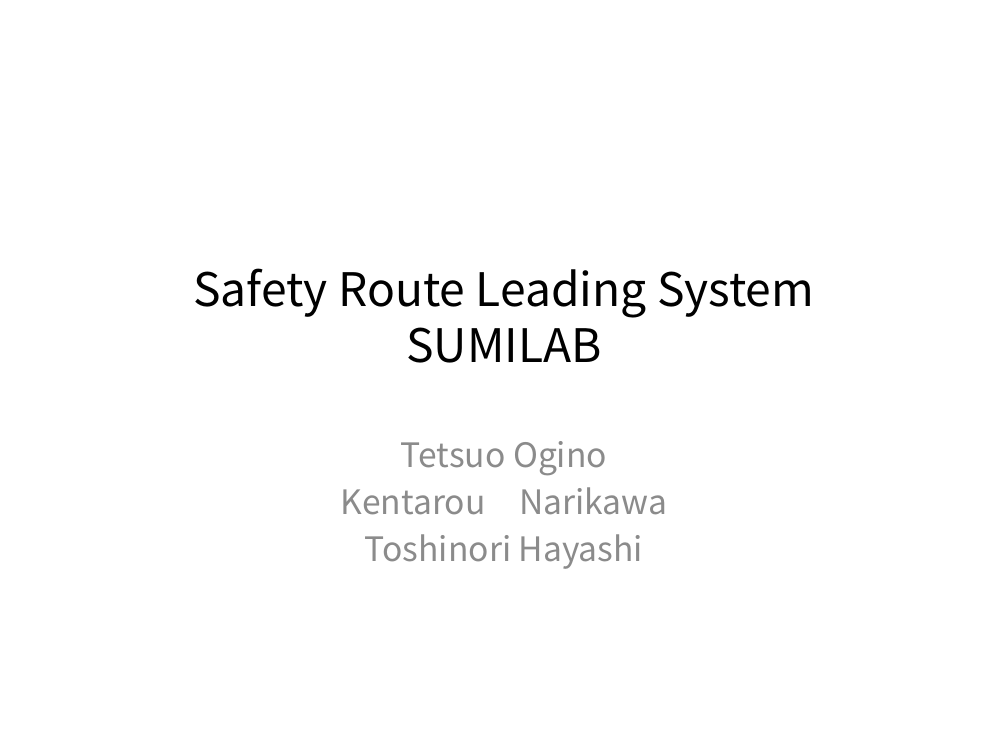
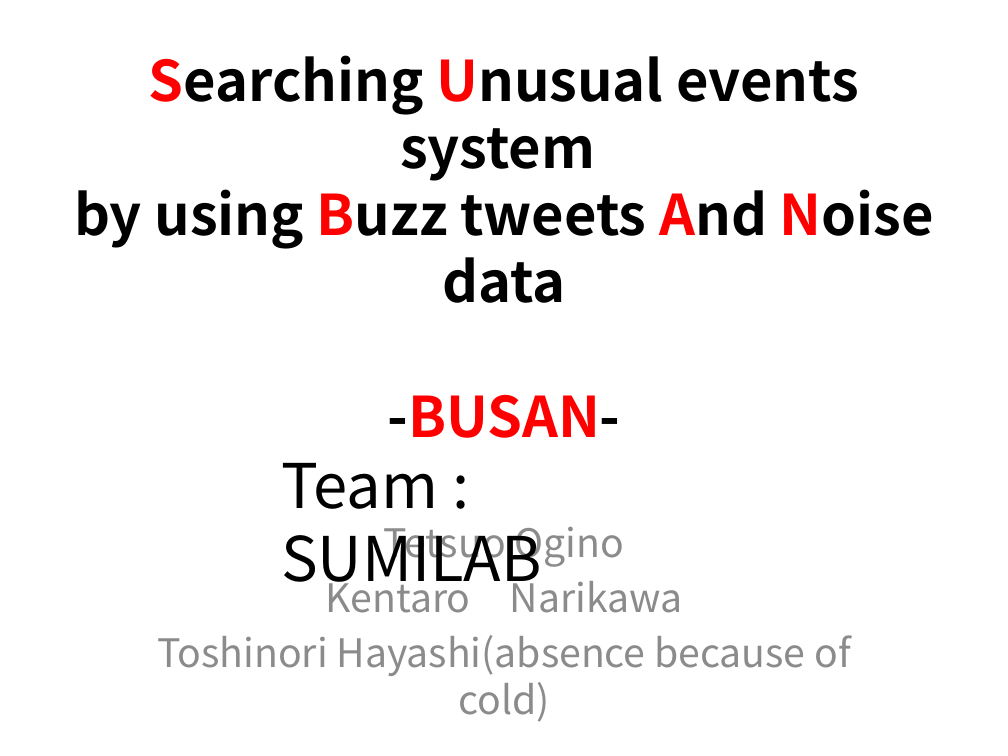
Before and after one commit to KISTI-hackathon-2017/SUMILAB-JAPAN, a slide deck: slide 1 of ppt/SUMILAB-JAPAN_presen.pptx. Drawn at 1008x756 pixels with LibreOffice and Linux fonts; fonts in the diff are those of the drawing; background and template pictures are left out. Boxes give left, top, right and bottom in pixels: in the first picture for what was removed or moved away, otherwise in the second. Text is boxed around its words. In the diff, an @@ line names an element or a change of style, - is before the commit and + after.

Commit message:
[mod] Update presentation file

```diff
--- a/ppt/SUMILAB-JAPAN_presen.pptx
+++ b/ppt/SUMILAB-JAPAN_presen.pptx
@@ title at box(74, 55, 934, 438): text changed; size 33 to 40 pt; bold on @@
-Safety Route Leading System
-SUMILAB
+Searching Unusual events system
+by using Buzz tweets And Noise data
+-BUSAN-
@@ text added at box(281, 463, 542, 597), 44 pt, text #000000 @@
+Team : SUMILAB
@@ subtitle "Tetsuo Ogino": place and size @@
-subtitle "Tetsuo Ogino" at box(341, 441, 667, 569)
+subtitle "Tetsuo Ogino" at box(157, 527, 850, 676)
@@ subtitle at box(384, 527, 625, 568): size 24 to 28 pt in "Tetsuo Ogino" @@
@@ subtitle at box(157, 572, 850, 676): text changed; size 24 to 28 pt @@
-Kentarou Narikawa
-Toshinori Hayashi
+Kentaro Narikawa
+Toshinori Hayashi(absence because of cold)
```
Also in this commit, not shown: 5 slides added, 7 slides removed.
